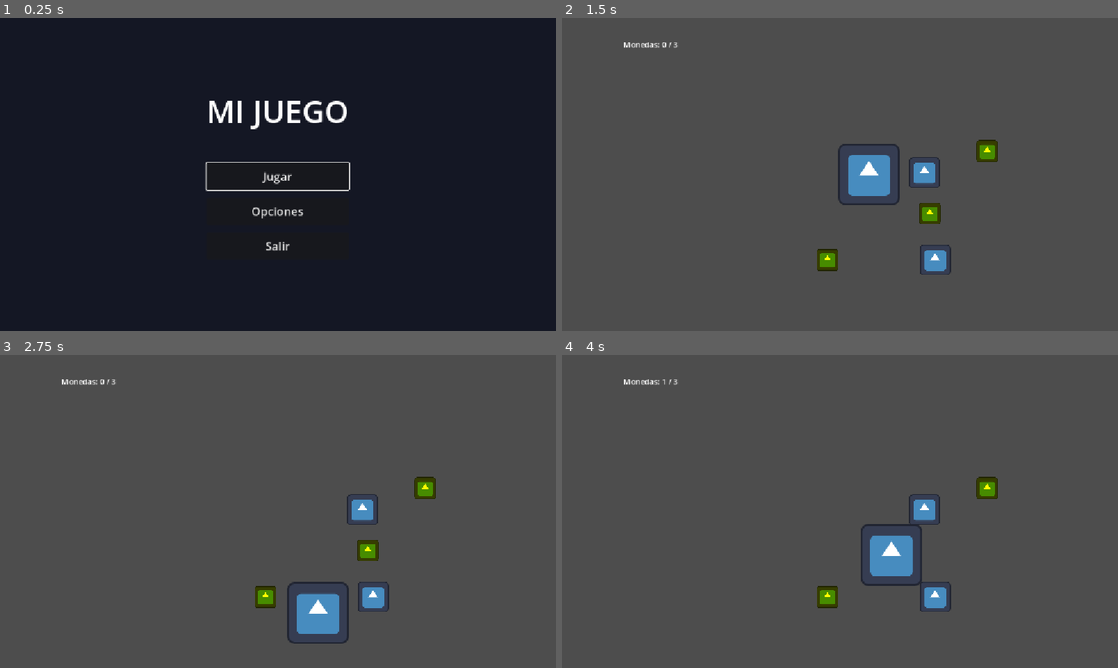
Above: before the commit, frames 1-4 (two rows, left to right).
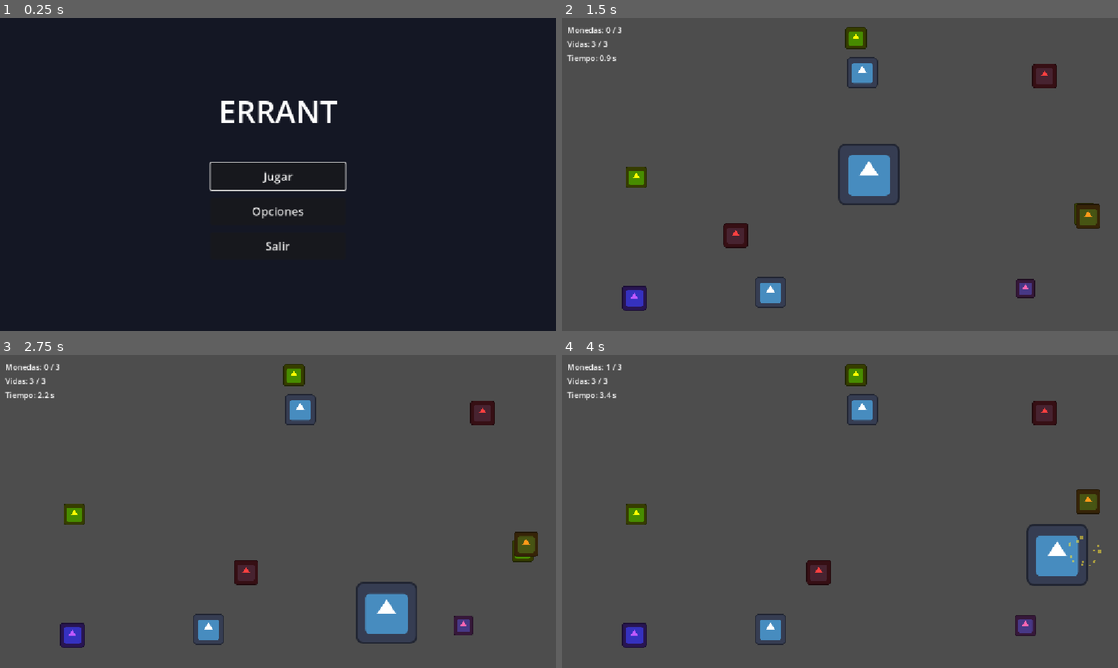
Above: after the commit, the same moments.

Repository: JJRO451/errant
Game: Godot game, scene res://main_menu.tscn
Same seed, same stepped clock (60 frames per second), same inputs: the game is played once before the commit and once after it. The engine's default icon, where the game draws it, is replaced by a stand-in: a white triangle on a blue panel in a dark square.
Inputs:
- Up to frame 1 (0.25 s): no input
- Up to frame 2 (1.5 s): click "Jugar" at 0.5 s; hold D (move_right) from 1.28 s (still down)
- Up to frame 3 (2.75 s): release D (move_right) at 2.03 s; hold S (move_down) from 2.03 s (still down)
- Up to frame 4 (4 s): release S (move_down) at 2.78 s; hold D (move_right) 2.78-3.53 s; hold W (move_up) from 3.53 s (still down)

The runs differ from the first frame. In frame 1, 1.4% of the frame differs, in the area x 36-63%, y 26-64%; in frame 2, 4.6%; in frame 3, 6.8%; in frame 4, 7.0%, in the area x 0-97%, y 2-94%.

Commit message:
Add files via upload

Diff:
--- a/nuevo-proyecto-de-juego/coin.gd
+++ b/nuevo-proyecto-de-juego/coin.gd
@@ -10,5 +10,6 @@
 	# Se usa un grupo en lugar del nombre del nodo, para que siga
 	# funcionando aunque renombres al jugador.
 	if body.is_in_group("player"):
+		Effects.burst(get_parent(), global_position, Color(1, 0.9, 0.2))
 		collected.emit()
 		queue_free()
--- /dev/null
+++ b/nuevo-proyecto-de-juego/effects.gd
@@ -0,0 +1,48 @@
+class_name Effects
+extends RefCounted
+## Utilidades para efectos visuales sencillos. Se usan sin crear objetos:
+##   Effects.burst(get_parent(), global_position, Color.YELLOW)
+
+
+## Crea una explosión de partículas de un solo uso dentro de "parent",
+## en la posición global "pos". Se borra sola al terminar.
+static func burst(
+	parent: Node,
+	pos: Vector2,
+	color: Color,
+	amount: int = 14,
+	speed: float = 140.0,
+	lifetime: float = 0.5
+) -> void:
+	if parent == null or not parent.is_inside_tree():
+		return
+
+	var particles := CPUParticles2D.new()
+	# Que las partículas sigan moviéndose aunque el juego esté en pausa
+	# (por ejemplo, la explosión de la última moneda tras ganar).
+	particles.process_mode = Node.PROCESS_MODE_ALWAYS
+	particles.one_shot = true
+	particles.explosiveness = 1.0
+	particles.amount = amount
+	particles.lifetime = lifetime
+	particles.direction = Vector2.UP
+	particles.spread = 180.0
+	particles.gravity = Vector2.ZERO
+	particles.initial_velocity_min = speed * 0.5
+	particles.initial_velocity_max = speed
+	particles.scale_amount_min = 3.0
+	particles.scale_amount_max = 6.0
+	particles.color = color
+
+	# Se desvanecen hacia el final de su vida.
+	var fade := Gradient.new()
+	fade.set_color(0, Color(1, 1, 1, 1))
+	fade.set_color(1, Color(1, 1, 1, 0))
+	particles.color_ramp = fade
+
+	parent.add_child(particles)
+	particles.global_position = pos
+	particles.emitting = true
+
+	# El temporizador también debe correr durante la pausa.
+	parent.get_tree().create_timer(lifetime + 0.2, true).timeout.connect(particles.queue_free)
--- /dev/null
+++ b/nuevo-proyecto-de-juego/enemy.gd
@@ -0,0 +1,114 @@
+class_name Enemy
+extends CharacterBody2D
+## Enemigo reutilizable. Cada instancia se configura desde el Inspector:
+##  - Patrulla: pon un "patrol_offset" distinto de cero y el enemigo irá y vendrá
+##    entre su posición inicial y esa distancia. Sube "patrol_speed" para uno rápido.
+##  - Persecución: activa "chase_player" y perseguirá al jugador mientras esté
+##    dentro de "detect_radius". Si lo pierde, vuelve a su ruta de patrulla.
+##  - Disparo: activa "shoots" y lanzará proyectiles al jugador cada "shoot_interval"
+##    segundos mientras esté a menos de "shoot_range". Puede estar quieto (torreta).
+##  - Sin patrulla, persecución ni disparo se queda quieto (sirve como trampa).
+## Al tocar al jugador le quita vida (el jugador tiene un tiempo de invulnerabilidad).
+
+const PROJECTILE := preload("res://projectile.tscn")
+
+@export_group("Daño")
+@export var damage: int = 1
+
+@export_group("Patrulla")
+@export var patrol_offset: Vector2 = Vector2.ZERO
+@export var patrol_speed: float = 100.0
+
+@export_group("Persecución")
+@export var chase_player: bool = false
+@export var detect_radius: float = 250.0
+@export var chase_speed: float = 120.0
+
+@export_group("Disparo")
+@export var shoots: bool = false
+@export var shoot_interval: float = 2.0
+@export var shoot_range: float = 500.0
+@export var projectile_speed: float = 220.0
+
+@onready var hitbox: Area2D = $Hitbox
+
+var _point_a: Vector2
+var _point_b: Vector2
+var _target: Vector2
+var _shoot_timer: float = 0.0
+
+
+func _ready() -> void:
+	add_to_group("enemies")
+	_point_a = global_position
+	_point_b = global_position + patrol_offset
+	_target = _point_b
+	_shoot_timer = shoot_interval
+
+
+func _physics_process(delta: float) -> void:
+	var player := get_tree().get_first_node_in_group("player") as Node2D
+	var patrols := patrol_offset != Vector2.ZERO
+	var chasing := (
+		chase_player
+		and player != null
+		and global_position.distance_to(player.global_position) <= detect_radius
+	)
+
+	if chasing:
+		velocity = global_position.direction_to(player.global_position) * chase_speed
+	elif patrols:
+		if global_position.distance_to(_target) < 6.0:
+			_swap_target()
+		velocity = global_position.direction_to(_target) * patrol_speed
+	else:
+		velocity = Vector2.ZERO
+
+	move_and_slide()
+
+	# Si patrullando choca con un obstáculo, da media vuelta.
+	if patrols and not chasing and _hit_obstacle():
+		_swap_target()
+
+	if shoots and player != null:
+		_update_shooting(player, delta)
+
+	_damage_player_on_contact()
+
+
+func _update_shooting(player: Node2D, delta: float) -> void:
+	_shoot_timer -= delta
+	if _shoot_timer > 0.0:
+		return
+
+	_shoot_timer = shoot_interval
+	if global_position.distance_to(player.global_position) <= shoot_range:
+		_shoot(player)
+
+
+func _shoot(target: Node2D) -> void:
+	var projectile := PROJECTILE.instantiate() as Projectile
+	projectile.direction = global_position.direction_to(target.global_position)
+	projectile.speed = projectile_speed
+	projectile.damage = damage
+	get_parent().add_child(projectile)
+	projectile.global_position = global_position
+
+
+func _swap_target() -> void:
+	_target = _point_a if _target == _point_b else _point_b
+
+
+func _hit_obstacle() -> bool:
+	for i in get_slide_collision_count():
+		var collider := get_slide_collision(i).get_collider() as Node
+		if collider != null and not collider.is_in_group("player"):
+			return true
+	return false
+
+
+func _damage_player_on_contact() -> void:
+	for body in hitbox.get_overlapping_bodies():
+		var player := body as Player
+		if player != null:
+			player.take_damage(damage, global_position)
--- /dev/null
+++ b/nuevo-proyecto-de-juego/enemy.tscn
@@ -0,0 +1,28 @@
+[gd_scene format=3]
+
+[ext_resource type="Script" path="res://enemy.gd" id="1_enemy"]
+[ext_resource type="Texture2D" uid="uid://c1tp7pqe622b5" path="res://icon.svg" id="2_icon"]
+
+[sub_resource type="CircleShape2D" id="CircleShape2D_body"]
+radius = 24.0
+
+[sub_resource type="CircleShape2D" id="CircleShape2D_hit"]
+radius = 30.0
+
+[node name="Enemy" type="CharacterBody2D"]
+modulate = Color(1, 0.25, 0.25, 1)
+collision_layer = 2
+script = ExtResource("1_enemy")
+
+[node name="Sprite2D" type="Sprite2D" parent="."]
+scale = Vector2(0.4, 0.4)
+texture = ExtResource("2_icon")
+
+[node name="CollisionShape2D" type="CollisionShape2D" parent="."]
+shape = SubResource("CircleShape2D_body")
+
+[node name="Hitbox" type="Area2D" parent="."]
+collision_layer = 0
+
+[node name="CollisionShape2D" type="CollisionShape2D" parent="Hitbox"]
+shape = SubResource("CircleShape2D_hit")
--- /dev/null
+++ b/nuevo-proyecto-de-juego/heart.gd
@@ -0,0 +1,21 @@
+extends Area2D
+## Corazón: al tocarlo, el jugador recupera vida.
+## Si ya tiene todas las vidas, el corazón se queda esperando.
+
+@export var heal_amount: int = 1
+
+
+func _ready() -> void:
+	# Latido suave para que destaque en pantalla.
+	var tween := create_tween().set_loops()
+	tween.tween_property(self, "scale", Vector2(1.15, 1.15), 0.5)
+	tween.tween_property(self, "scale", Vector2.ONE, 0.5)
+
+
+func _physics_process(_delta: float) -> void:
+	for body in get_overlapping_bodies():
+		var player := body as Player
+		if player != null and player.heal(heal_amount):
+			Effects.burst(get_parent(), global_position, Color(1, 0.4, 0.7))
+			queue_free()
+			return
--- /dev/null
+++ b/nuevo-proyecto-de-juego/heart.tscn
@@ -0,0 +1,19 @@
+[gd_scene format=3]
+
+[ext_resource type="Script" path="res://heart.gd" id="1_heart"]
+[ext_resource type="Texture2D" uid="uid://c1tp7pqe622b5" path="res://icon.svg" id="2_icon"]
+
+[sub_resource type="CircleShape2D" id="CircleShape2D_heart"]
+radius = 24.0
+
+[node name="Heart" type="Area2D"]
+modulate = Color(1, 0.4, 0.7, 1)
+collision_layer = 0
+script = ExtResource("1_heart")
+
+[node name="Sprite2D" type="Sprite2D" parent="."]
+scale = Vector2(0.3, 0.3)
+texture = ExtResource("2_icon")
+
+[node name="CollisionShape2D" type="CollisionShape2D" parent="."]
+shape = SubResource("CircleShape2D_heart")
--- a/nuevo-proyecto-de-juego/main.gd
+++ b/nuevo-proyecto-de-juego/main.gd
@@ -1,12 +1,25 @@
 extends Node2D
+
+## Archivo aparte de las opciones (settings.cfg), para no pisarse con el menú.
+const RECORDS_PATH := "user://records.cfg"
 
 var score: int = 0
 var total_coins: int = 0
 var finished: bool = false
 
+## Segundos transcurridos en la partida actual.
+var elapsed: float = 0.0
+## Mejor tiempo guardado. -1 significa que aún no hay récord.
+var best_time: float = -1.0
+
 var pause_menu: PauseMenu
+var _last_health: int = 0
 
 @onready var score_label: Label = $ScoreLabel
+@onready var health_label: Label = $HealthLabel
+@onready var time_label: Label = $TimeLabel
+@onready var player: Player = $Player
+@onready var camera: Camera2D = $Camera2D
 
 
 func _ready() -> void:
@@ -20,7 +33,24 @@
 	for coin in coins:
 		coin.connect("collected", _on_coin_collected)
 
+	player.health_changed.connect(_on_player_health_changed)
+	player.died.connect(_on_player_died)
+
+	_load_best_time()
+	_last_health = player.health
+
 	score_label.text = "Monedas: 0 / %d" % total_coins
+	_update_health_label(player.health, player.max_health)
+	_update_time_label()
+
+
+func _process(delta: float) -> void:
+	# Al pausar el árbol, _process se detiene solo y el tiempo no corre.
+	if finished:
+		return
+
+	elapsed += delta
+	_update_time_label()
 
 
 func _unhandled_input(event: InputEvent) -> void:
@@ -31,15 +61,98 @@
 
 
 func _on_coin_collected() -> void:
+	if finished:
+		return
+
 	score += 1
 
 	if score >= total_coins:
-		finished = true
-		score_label.text = "¡GANASTE!"
-		# Pausa el juego (el jugador deja de moverse) y muestra las opciones.
-		pause_menu.open("¡Ganaste!", false, "Jugar de nuevo")
+		_win()
 	else:
 		score_label.text = "Monedas: %d / %d" % [
 			score,
 			total_coins
 		]
+
+
+func _win() -> void:
+	finished = true
+	score_label.text = "¡GANASTE!"
+
+	var subtitle := "Tiempo: %s" % _format_time(elapsed)
+	if best_time < 0.0 or elapsed < best_time:
+		best_time = elapsed
+		_save_best_time()
+		subtitle += "\n¡Nuevo récord!"
+	else:
+		subtitle += "\nMejor: %s" % _format_time(best_time)
+
+	_update_time_label()
+	# Pausa el juego (el jugador deja de moverse) y muestra las opciones.
+	pause_menu.open("¡Ganaste!", false, "Jugar de nuevo", subtitle)
+
+
+func _on_player_health_changed(current: int, maximum: int) -> void:
+	_update_health_label(current, maximum)
+
+	# Temblor de pantalla solo al perder vida (no al curarse).
+	if current < _last_health:
+		_shake_camera(16.0 if current <= 0 else 9.0)
+	_last_health = current
+
+
+func _on_player_died() -> void:
+	if finished:
+		return
+
+	finished = true
+	score_label.text = "¡PERDISTE!"
+	pause_menu.open("Game Over", false, "Intentar de nuevo", "Tiempo: %s" % _format_time(elapsed))
+
+
+# --- Interfaz ---------------------------------------------------------------
+
+func _update_health_label(current: int, maximum: int) -> void:
+	health_label.text = "Vidas: %d / %d" % [current, maximum]
+
+
+func _update_time_label() -> void:
+	var text := "Tiempo: %s" % _format_time(elapsed)
+	if best_time >= 0.0:
+		text += "   Mejor: %s" % _format_time(best_time)
+	time_label.text = text
+
+
+func _format_time(seconds: float) -> String:
+	return "%.1f s" % seconds
+
+
+# --- Efectos ----------------------------------------------------------------
+
+func _shake_camera(strength: float = 9.0, duration: float = 0.3) -> void:
+	var tween := create_tween()
+	# Que el temblor termine aunque el juego se pause justo después (al morir).
+	tween.set_pause_mode(Tween.TWEEN_PAUSE_PROCESS)
+
+	var steps := 8
+	for i in steps:
+		var falloff := 1.0 - float(i) / steps
+		var shake := Vector2(randf_range(-1.0, 1.0), randf_range(-1.0, 1.0)) * strength * falloff
+		tween.tween_property(camera, "offset", shake, duration / steps)
+	tween.tween_property(camera, "offset", Vector2.ZERO, 0.05)
+
+
+# --- Récord -----------------------------------------------------------------
+
+func _load_best_time() -> void:
+	var config := ConfigFile.new()
+	if config.load(RECORDS_PATH) == OK:
+		best_time = config.get_value("records", "best_time", -1.0)
+
+
+func _save_best_time() -> void:
+	var config := ConfigFile.new()
+	# Se carga primero por si más adelante se guardan más datos en el mismo archivo.
+	config.load(RECORDS_PATH)
+	config.set_value("records", "best_time", best_time)
+	config.save(RECORDS_PATH)
--- a/nuevo-proyecto-de-juego/main.tscn
+++ b/nuevo-proyecto-de-juego/main.tscn
@@ -4,6 +4,8 @@
 [ext_resource type="Script" uid="uid://cvflnxl18wtc5" path="res://main.gd" id="1_1bvp3"]
 [ext_resource type="Texture2D" uid="uid://c1tp7pqe622b5" path="res://icon.svg" id="2_h2yge"]
 [ext_resource type="Script" uid="uid://hu2xu4pjx3nr" path="res://coin.gd" id="4_lquwl"]
+[ext_resource type="PackedScene" path="res://enemy.tscn" id="5_enemy"]
+[ext_resource type="PackedScene" path="res://heart.tscn" id="6_heart"]
 
 [sub_resource type="RectangleShape2D" id="RectangleShape2D_01psj"]
 size = Vector2(124, 122)
@@ -29,7 +31,7 @@
 shape = SubResource("RectangleShape2D_01psj")
 
 [node name="Obstaculo1" type="StaticBody2D" parent="." unique_id=463320851]
-position = Vector2(750, 324)
+position = Vector2(621, 117)
 scale = Vector2(0.5, 0.5)
 
 [node name="CollisionShape2D" type="CollisionShape2D" parent="Obstaculo1" unique_id=1405082784]
@@ -41,7 +43,7 @@
 texture = ExtResource("2_h2yge")
 
 [node name="Obstaculo2" type="StaticBody2D" parent="." unique_id=2112675555]
-position = Vector2(775, 503)
+position = Vector2(434, 570)
 scale = Vector2(0.5, 0.5)
 
 [node name="CollisionShape2D" type="CollisionShape2D" parent="Obstaculo2" unique_id=2037182507]
@@ -54,7 +56,7 @@
 
 [node name="Coin" type="Area2D" parent="." unique_id=279078819]
 modulate = Color(1, 1, 0, 1)
-position = Vector2(549, 500.99997)
+position = Vector2(608, 42.000008)
 scale = Vector2(0.35, 0.35)
 script = ExtResource("4_lquwl")
 
@@ -68,7 +70,7 @@
 
 [node name="Coin2" type="Area2D" parent="." unique_id=1156638461]
 modulate = Color(1, 1, 0, 1)
-position = Vector2(879.99994, 276)
+position = Vector2(153.00006, 330.00003)
 scale = Vector2(0.35, 0.35)
 script = ExtResource("4_lquwl")
 
@@ -82,7 +84,7 @@
 
 [node name="Coin3" type="Area2D" parent="." unique_id=1158258561]
 modulate = Color(1, 1, 0, 1)
-position = Vector2(759, 408.99997)
+position = Vector2(1080, 410)
 scale = Vector2(0.35, 0.35)
 script = ExtResource("4_lquwl")
 
@@ -95,8 +97,54 @@
 texture = ExtResource("2_h2yge")
 
 [node name="ScoreLabel" type="Label" parent="." unique_id=491607971]
-offset_left = 127.0
-offset_top = 43.0
-offset_right = 167.0
-offset_bottom = 66.0
+offset_left = 11.0
+offset_top = 13.0
+offset_right = 100.0
+offset_bottom = 36.0
 text = "Monedas: 0"
+
+[node name="HealthLabel" type="Label" parent="." unique_id=25337178]
+offset_left = 11.0
+offset_top = 42.0
+offset_right = 71.0
+offset_bottom = 65.0
+text = "Vidas: 3"
+
+[node name="Enemy" parent="." unique_id=1102212971 instance=ExtResource("5_enemy")]
+position = Vector2(250, 450)
+patrol_offset = Vector2(350, 0)
+patrol_speed = 120.0
+
+[node name="Chaser" parent="." unique_id=331564415 instance=ExtResource("5_enemy")]
+position = Vector2(1000, 120)
+chase_player = true
+detect_radius = 280.0
+chase_speed = 130.0
+
+[node name="Shooter" parent="." unique_id=947107245 instance=ExtResource("5_enemy")]
+modulate = Color(0.75, 0.35, 1, 1)
+position = Vector2(150, 580)
+shoots = true
+shoot_interval = 2.2
+shoot_range = 650.0
+projectile_speed = 230.0
+
+[node name="FastEnemy" parent="." unique_id=1834969166 instance=ExtResource("5_enemy")]
+modulate = Color(1, 0.6, 0.1, 1)
+position = Vector2(1090, 200)
+patrol_offset = Vector2(0, 350)
+patrol_speed = 230.0
+
+[node name="Heart" parent="." unique_id=299359414 instance=ExtResource("6_heart")]
+position = Vector2(960, 560)
+
+[node name="TimeLabel" type="Label" parent="." unique_id=1763206291]
+offset_left = 11.0
+offset_top = 71.0
+offset_right = 112.0
+offset_bottom = 94.0
+text = "Tiempo: 0.0 s"
+
+[node name="Camera2D" type="Camera2D" parent="." unique_id=1899306347]
+process_mode = 3
+anchor_mode = 0
--- a/nuevo-proyecto-de-juego/main_menu.gd
+++ b/nuevo-proyecto-de-juego/main_menu.gd
@@ -2,7 +2,7 @@
 
 ## Ruta de la escena que se carga al pulsar "Jugar".
 ## Se puede cambiar desde el Inspector.
-@export_file("*.tscn") var game_scene: String = "res://game.tscn"
+@export_file("*.tscn") var game_scene: String = "res://main.tscn"
 
 const SETTINGS_PATH := "user://settings.cfg"
 
--- a/nuevo-proyecto-de-juego/main_menu.tscn
+++ b/nuevo-proyecto-de-juego/main_menu.tscn
@@ -37,7 +37,7 @@
 [node name="Title" type="Label" parent="CenterContainer/MainPanel" unique_id=99891888]
 layout_mode = 2
 theme_override_font_sizes/font_size = 64
-text = "MI JUEGO"
+text = "ERRANT"
 horizontal_alignment = 1
 
 [node name="Spacer" type="Control" parent="CenterContainer/MainPanel" unique_id=998871391]
--- a/nuevo-proyecto-de-juego/pause_menu.gd
+++ b/nuevo-proyecto-de-juego/pause_menu.gd
@@ -8,6 +8,7 @@
 
 var _root: Control
 var _title: Label
+var _subtitle: Label
 var _resume_button: Button
 var _restart_button: Button
 var _menu_button: Button
@@ -27,8 +28,16 @@
 
 ## Muestra el menú y pausa el juego.
 ## allow_resume = false oculta "Continuar" (por ejemplo, en la pantalla de victoria).
-func open(title: String, allow_resume: bool, restart_text: String = "Reiniciar") -> void:
+## subtitle es un texto opcional bajo el título (por ejemplo, el tiempo).
+func open(
+	title: String,
+	allow_resume: bool,
+	restart_text: String = "Reiniciar",
+	subtitle: String = ""
+) -> void:
 	_title.text = title
+	_subtitle.text = subtitle
+	_subtitle.visible = subtitle != ""
 	_resume_button.visible = allow_resume
 	_restart_button.text = restart_text
 	_root.show()
@@ -79,6 +88,12 @@
 	_title.horizontal_alignment = HORIZONTAL_ALIGNMENT_CENTER
 	box.add_child(_title)
 
+	_subtitle = Label.new()
+	_subtitle.add_theme_font_size_override("font_size", 26)
+	_subtitle.horizontal_alignment = HORIZONTAL_ALIGNMENT_CENTER
+	_subtitle.hide()
+	box.add_child(_subtitle)
+
 	var spacer := Control.new()
 	spacer.custom_minimum_size = Vector2(0, 16)
 	box.add_child(spacer)
--- a/nuevo-proyecto-de-juego/player.gd
+++ b/nuevo-proyecto-de-juego/player.gd
@@ -1,11 +1,28 @@
+class_name Player
 extends CharacterBody2D
 
+signal health_changed(current: int, maximum: int)
+signal died
+
+@export var max_health: int = 3
+## Segundos de invulnerabilidad tras recibir un golpe.
+@export var invulnerability_time: float = 1.0
+## Fuerza del empujón al recibir un golpe y rapidez con la que se detiene.
+@export var knockback_strength: float = 450.0
+@export var knockback_decay: float = 1800.0
+
 var speed := 300.0
+var health: int
+var _invulnerable: bool = false
+var _knockback: Vector2 = Vector2.ZERO
+
+@onready var sprite: Sprite2D = $Sprite2D
 
 func _ready() -> void:
 	add_to_group("player")
+	health = max_health
 
-func _physics_process(_delta):
+func _physics_process(delta: float) -> void:
 	var direction := Input.get_vector(
 		"move_left",
 		"move_right",
@@ -13,7 +30,9 @@
 		"move_down"
 	)
 
-	velocity = direction * speed
+	# El empujón se suma al movimiento normal y se va apagando solo.
+	velocity = direction * speed + _knockback
+	_knockback = _knockback.move_toward(Vector2.ZERO, knockback_decay * delta)
 	move_and_slide()
 
 	var screen_size = get_viewport_rect().size
@@ -29,3 +48,46 @@
 		64.0,
 		screen_size.y - 64.0
 	)
+
+
+## Lo llaman los enemigos y proyectiles al tocar al jugador.
+## source_position (opcional) es de dónde viene el golpe, para empujar al jugador en sentido contrario.
+func take_damage(amount: int = 1, source_position: Vector2 = Vector2.INF) -> void:
+	if _invulnerable or health <= 0:
+		return
+
+	health = maxi(health - amount, 0)
+
+	Effects.burst(get_parent(), global_position, Color(1, 0.3, 0.3), 18, 200.0)
+	if source_position.is_finite():
+		_knockback = source_position.direction_to(global_position) * knockback_strength
+
+	health_changed.emit(health, max_health)
+
+	if health <= 0:
+		_invulnerable = true
+		died.emit()
+	else:
+		_start_invulnerability()
+
+
+## Recupera vida. Devuelve false si no hacía falta (vida completa o ya muerto).
+func heal(amount: int = 1) -> bool:
+	if health <= 0 or health >= max_health:
+		return false
+
+	health = mini(health + amount, max_health)
+	health_changed.emit(health, max_health)
+	return true
+
+
+func _start_invulnerability() -> void:
+	_invulnerable = true
+
+	# Parpadeo mientras dura la invulnerabilidad.
+	var step := invulnerability_time / 10.0
+	var tween := create_tween()
+	for _i in 5:
+		tween.tween_property(sprite, "modulate:a", 0.3, step)
+		tween.tween_property(sprite, "modulate:a", 1.0, step)
+	tween.tween_callback(func() -> void: _invulnerable = false)
--- a/nuevo-proyecto-de-juego/project.godot
+++ b/nuevo-proyecto-de-juego/project.godot
@@ -25,21 +25,25 @@
 move_left={
 "deadzone": 0.2,
 "events": [Object(InputEventKey,"resource_local_to_scene":false,"resource_name":"","device":-1,"window_id":0,"alt_press …(191 unchanged characters)…
+, Object(InputEventKey,"resource_local_to_scene":false,"resource_name":"","device":-1,"window_id":0,"alt_pressed":false,"shift_pressed":false,"ctrl_pressed":false,"meta_pressed":false,"pressed":false,"keycode":0,"physical_keycode":4194319,"key_label":0,"unicode":0,"location":0,"echo":false,"script":null)
 ]
 }
 move_right={
 "deadzone": 0.2,
 "events": [Object(InputEventKey,"resource_local_to_scene":false,"resource_name":"","device":-1,"window_id":0,"alt_press …(192 unchanged characters)…
+, Object(InputEventKey,"resource_local_to_scene":false,"resource_name":"","device":-1,"window_id":0,"alt_pressed":false,"shift_pressed":false,"ctrl_pressed":false,"meta_pressed":false,"pressed":false,"keycode":0,"physical_keycode":4194321,"key_label":0,"unicode":0,"location":0,"echo":false,"script":null)
 ]
 }
 move_up={
 "deadzone": 0.2,
 "events": [Object(InputEventKey,"resource_local_to_scene":false,"resource_name":"","device":-1,"window_id":0,"alt_press …(192 unchanged characters)…
+, Object(InputEventKey,"resource_local_to_scene":false,"resource_name":"","device":-1,"window_id":0,"alt_pressed":false,"shift_pressed":false,"ctrl_pressed":false,"meta_pressed":false,"pressed":false,"keycode":0,"physical_keycode":4194320,"key_label":0,"unicode":0,"location":0,"echo":false,"script":null)
 ]
 }
 move_down={
 "deadzone": 0.2,
 "events": [Object(InputEventKey,"resource_local_to_scene":false,"resource_name":"","device":-1,"window_id":0,"alt_press …(192 unchanged characters)…
+, Object(InputEventKey,"resource_local_to_scene":false,"resource_name":"","device":-1,"window_id":0,"alt_pressed":false,"shift_pressed":false,"ctrl_pressed":false,"meta_pressed":false,"pressed":false,"keycode":0,"physical_keycode":4194322,"key_label":0,"unicode":0,"location":0,"echo":false,"script":null)
 ]
 }
 
--- /dev/null
+++ b/nuevo-proyecto-de-juego/projectile.gd
@@ -0,0 +1,30 @@
+class_name Projectile
+extends Area2D
+## Proyectil disparado por los enemigos tipo torreta.
+## Daña al jugador y desaparece al chocar con él o con un obstáculo.
+
+var direction: Vector2 = Vector2.RIGHT
+var speed: float = 220.0
+var damage: int = 1
+## Segundos que sobrevive si no choca con nada.
+var lifetime: float = 5.0
+
+
+func _ready() -> void:
+	body_entered.connect(_on_body_entered)
+
+
+func _physics_process(delta: float) -> void:
+	global_position += direction * speed * delta
+	lifetime -= delta
+	if lifetime <= 0.0:
+		queue_free()
+
+
+func _on_body_entered(body: Node2D) -> void:
+	var player := body as Player
+	if player != null:
+		player.take_damage(damage, global_position)
+
+	Effects.burst(get_parent(), global_position, Color(1, 0.6, 1), 6, 90.0, 0.3)
+	queue_free()
--- /dev/null
+++ b/nuevo-proyecto-de-juego/projectile.tscn
@@ -0,0 +1,19 @@
+[gd_scene format=3]
+
+[ext_resource type="Script" path="res://projectile.gd" id="1_proj"]
+[ext_resource type="Texture2D" uid="uid://c1tp7pqe622b5" path="res://icon.svg" id="2_icon"]
+
+[sub_resource type="CircleShape2D" id="CircleShape2D_proj"]
+radius = 8.0
+
+[node name="Projectile" type="Area2D"]
+modulate = Color(1, 0.5, 1, 1)
+collision_layer = 0
+script = ExtResource("1_proj")
+
+[node name="Sprite2D" type="Sprite2D" parent="."]
+scale = Vector2(0.12, 0.12)
+texture = ExtResource("2_icon")
+
+[node name="CollisionShape2D" type="CollisionShape2D" parent="."]
+shape = SubResource("CircleShape2D_proj")
Not shown, added: nuevo-proyecto-de-juego/effects.gd.uid
Not shown, added: nuevo-proyecto-de-juego/enemy.gd.uid
Not shown, added: nuevo-proyecto-de-juego/heart.gd.uid
Not shown, added: nuevo-proyecto-de-juego/projectile.gd.uid
